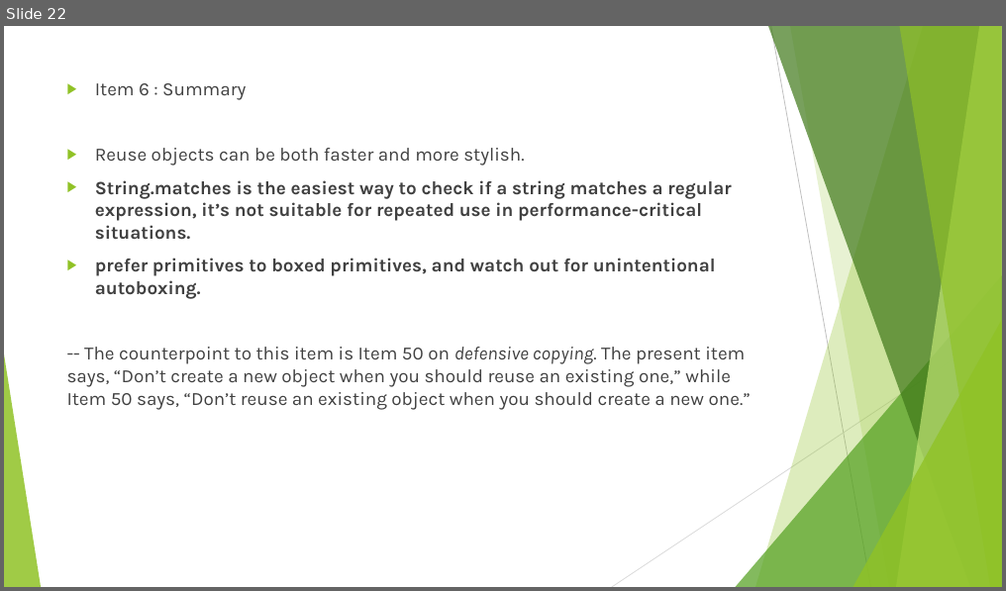
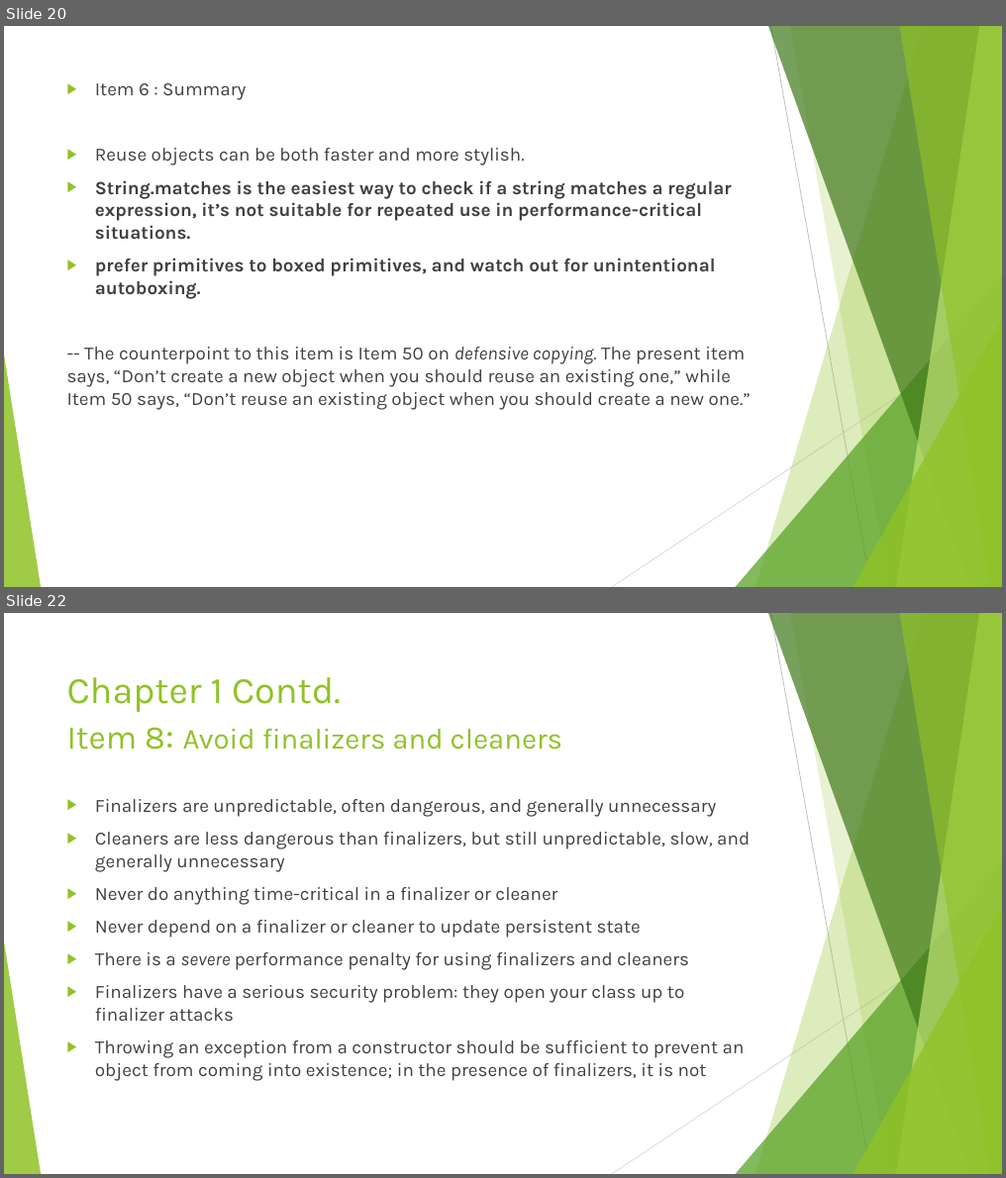
Before and after one commit to chinthanabt/EffectiveJava, a slide deck: EffectiveJava.pptx. Shown one above the other, each under a label of ours: slide 22 before the commit, slides 20 and 22 after it; the slides between them are not shown. The pictures are 1006x591 and 1006x1178 pixels, drawn with LibreOffice and Linux fonts; fonts in the diff are those of the drawing. Boxes give left, top, right and bottom in pixels: in the first picture for what was removed or moved away, otherwise in the second. Text is boxed around its words. In the diff, an @@ line names an element or a change of style, - is before the commit and + after.

```diff
--- a/EffectiveJava.pptx
+++ b/EffectiveJava.pptx
@@ slide 22 added at (4, 613, 1002, 1174), background #FFFFFF; not listed: 10 template elements that a slide beside it also shows @@
@@ title added at (67, 677, 562, 750), 28 pt, text #90C226 @@
+Chapter 1 Contd.
+Item 8: Avoid finalizers and cleaners
@@ text added at (95, 799, 749, 1081), 18 pt, text #404040 @@
+▶ Finalizers are unpredictable, often dangerous, and generally unnecessary
+▶ Cleaners are less dangerous than finalizers, but still unpredictable, slow, and generally unnecessary
+▶ Never do anything time-critical in a finalizer or cleaner
+▶ Never depend on a finalizer or cleaner to update persistent state
+▶ There is a severe performance penalty for using finalizers and cleaners
+▶ Finalizers have a serious security problem: they open your class up to finalizer attacks
+▶ Throwing an exception from a constructor should be sufficient to prevent an object from coming into existence; in the presence of finalizers, it is not
@@ what was slide 22 is now slide 20 @@
```
Also in this commit, not shown: 3 slides changed, 2 other slides added, 2 slides removed, 8 other files.
